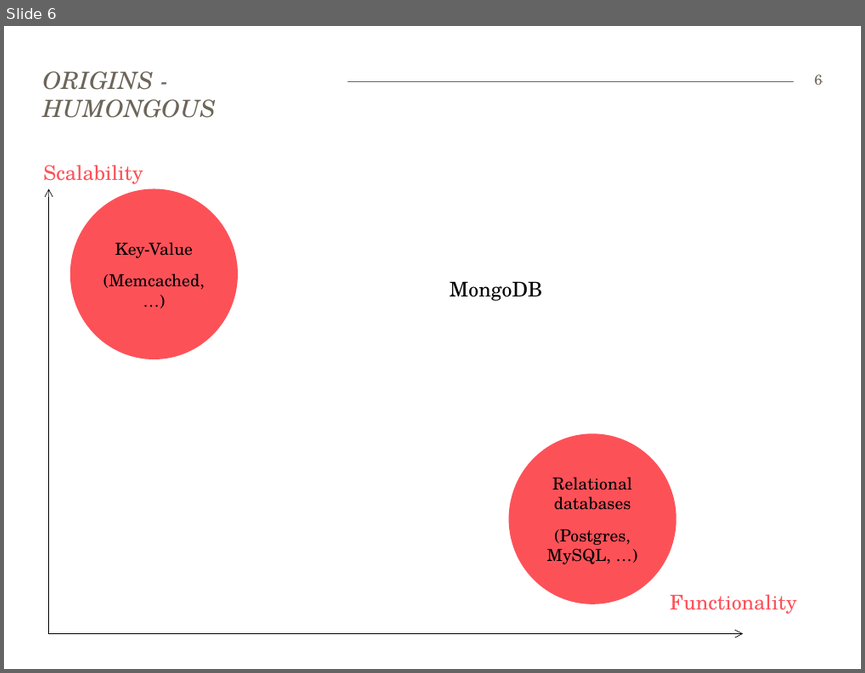
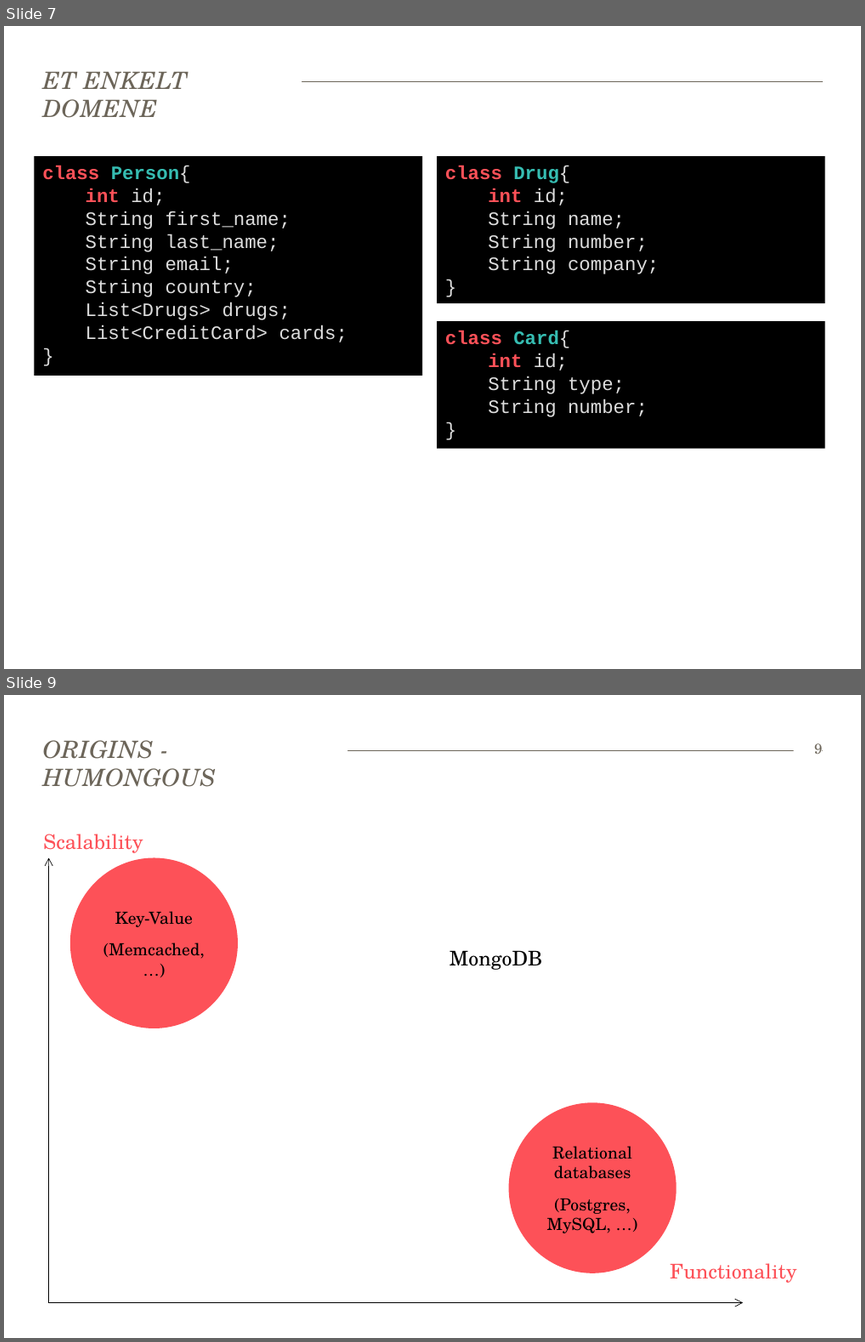
Before and after one commit to bekkopen/databasekurs, a slide deck: mongodb/mongodb-slides.pptx. Shown one above the other, each under a label of ours: slide 6 before the commit, slides 7 and 9 after it; the slides between them are not shown. The pictures are 865x673 and 865x1342 pixels, drawn with LibreOffice and Linux fonts; fonts in the diff are those of the drawing. Boxes give left, top, right and bottom in pixels: in the first picture for what was removed or moved away, otherwise in the second. Text is boxed around its words. In the diff, an @@ line names an element or a change of style, - is before the commit and + after.

```diff
--- a/mongodb/mongodb-slides.pptx
+++ b/mongodb/mongodb-slides.pptx
@@ slide 7 added at (4, 26, 861, 669), background #FFFFFF; not listed: 1 template element that a slide beside it also shows @@
@@ title added at (43, 72, 188, 118), 20 pt, text #6C6559, italic @@
+ET ENKELT DOMENE
@@ rectangle added at (34, 156, 422, 375), fill #000000, 16 pt, text #DDDDDD @@
+class Person{
+int id;
+String first_name;
+String last_name;
+String email;
+String country;
+List<Drugs> drugs;
+List<CreditCard> cards;
+}
@@ rectangle added at (437, 156, 825, 304), fill #000000, 16 pt, text #DDDDDD @@
+class Drug{
+int id;
+String name;
+String number;
+String company;
+}
@@ rectangle added at (437, 322, 825, 448), fill #000000, 16 pt, text #DDDDDD @@
+class Card{
+int id;
+String type;
+String number;
+}
@@ what was slide 6 is now slide 9 @@
@@ page number at (814, 743, 822, 754): text changed @@
-6
+9
```
Also in this commit, not shown: 2 other slides added, 1 other file.
